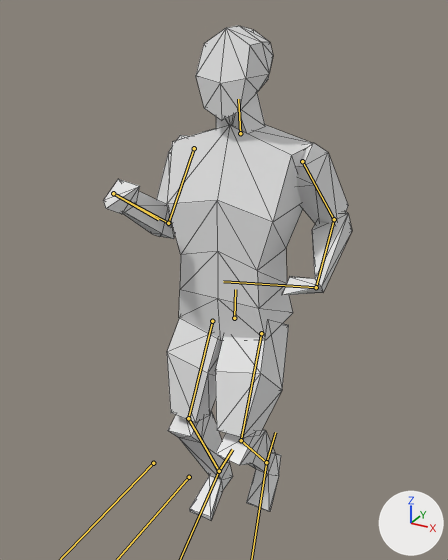
What one commit did to the glTF model Import/Mine.glb.
Rendered twice from a 50 mm camera at (0.909, -1.732, 1.872) aimed at (-0.036, -0.014, 1.013). Arrows for +X, +Y and +Z are at lower right; the lights stay in place. Both versions are drawn at frame 23 of the action 'Jog_Loop'; the numbers are the values there. The bones that bend it are drawn over the model as lines. Mesh edges are drawn as thin lines.
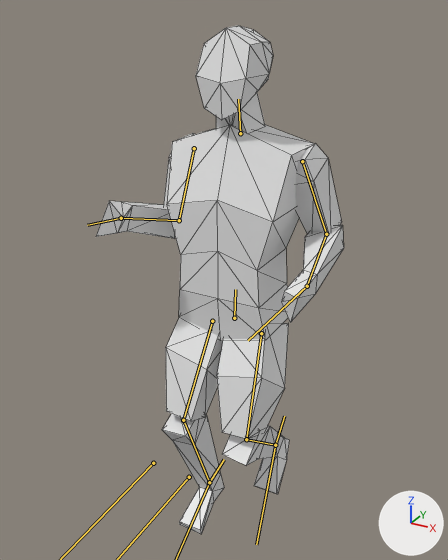
What differs and where, as boxes (x1, y1, x2, y2) in the pictures (448 x 560 px):
'Cube', posed
    before: (104, 26, 352, 521)
    after: (96, 26, 344, 534)
bone 'UpperArm.L', root to tip
    before: (302, 161) to (334, 219)
    after: (302, 161) to (326, 234)
bone 'Hand.L', root to tip
    before: (316, 287) to (223, 281)
    after: (307, 286) to (248, 340)
bone 'UpperLeg.L', root to tip
    before: (261, 333) to (241, 440)
    after: (261, 333) to (246, 439)
bone 'LowerLeg.L', root to tip
    before: (241, 440) to (266, 462)
    after: (246, 439) to (275, 445)
bone 'UpperArm.R', root to tip
    before: (194, 148) to (168, 223)
    after: (194, 148) to (179, 220)
bone 'LowerArm.R', root to tip
    before: (168, 223) to (113, 193)
    after: (179, 220) to (121, 218)
bone 'Hand.R', root to tip
    before: (113, 193) to (158, 219)
    after: (121, 218) to (87, 225)
bone 'UpperLeg.R', root to tip
    before: (212, 321) to (188, 418)
    after: (212, 321) to (183, 420)

Diff of the bpy script that builds the scene:
```diff
--- a/Import/Mine.glb.py
+++ b/Import/Mine.glb.py
@@ bone_upperarm_l @@
 bone_upperarm_l = bpy.data.objects['Armature'].pose.bones['UpperArm.L']  # child of 'Body'
-bone_upperarm_l.rotation_quaternion = (0.947, -0.311, 0.078, -0.005)  # degrees (-37, 8, -3)
+bone_upperarm_l.rotation_quaternion = (0.984, -0.177, 0.034, 0.001)  # degrees (-20, 4, -1)
@@ bone_hand_l @@
 bone_hand_l = bpy.data.objects['Armature'].pose.bones['Hand.L']  # child of 'LowerArm.L'
-bone_hand_l.rotation_quaternion = (0.696, -0.114, -0.372, -0.604)  # degrees (23, -41, -90)
+bone_hand_l.rotation_quaternion = (0.971, -0.019, -0.17, -0.168)  # degrees (1, -20, -20)
@@ bone_upperleg_l @@
 bone_upperleg_l = bpy.data.objects['Armature'].pose.bones['UpperLeg.L']  # child of 'Body'
-bone_upperleg_l.rotation_quaternion = (0.965, 0.257, 0.033, 0.041)  # degrees (30, 2, 6)
+bone_upperleg_l.rotation_quaternion = (0.978, 0.201, 0.035, 0.041)  # degrees (23, 3, 5)
@@ bone_lowerleg_l @@
 bone_lowerleg_l = bpy.data.objects['Armature'].pose.bones['LowerLeg.L']  # child of 'UpperLeg.L'
-bone_lowerleg_l.rotation_quaternion = (0.827, -0.553, 0.0, -0.099)  # degrees (-67, -6, -9)
+bone_lowerleg_l.rotation_quaternion = (0.815, -0.57, 0.0, -0.101)  # degrees (-69, -7, -10)
@@ bone_foot_l @@
 bone_foot_l = bpy.data.objects['Armature'].pose.bones['Foot.L']  # child of 'LowerLeg.L'
-bone_foot_l.rotation_quaternion = (0.991, -0.123, 0.007, 0.054)  # degrees (-14, 2, 6)
+bone_foot_l.rotation_quaternion = (0.999, 0.001, 0.015, 0.052)  # degrees (0, 2, 6)
@@ bone_upperarm_r @@
 bone_upperarm_r = bpy.data.objects['Armature'].pose.bones['UpperArm.R']  # child of 'Body'
-bone_upperarm_r.rotation_quaternion = (0.995, 0.099, 0.025, -0.001)  # degrees (11, 3, 0)
+bone_upperarm_r.rotation_quaternion = (1.0, -0.026, -0.007, 0.0)  # degrees (-3, -1, 0)
@@ bone_lowerarm_r @@
 bone_lowerarm_r = bpy.data.objects['Armature'].pose.bones['LowerArm.R']  # child of 'UpperArm.R'
-bone_lowerarm_r.rotation_quaternion = (0.602, 0.791, 0.113, -0.011)  # degrees (106, 9, 10)
+bone_lowerarm_r.rotation_quaternion = (0.619, 0.777, 0.111, -0.011)  # degrees (104, 9, 9)
@@ bone_hand_r @@
 bone_hand_r = bpy.data.objects['Armature'].pose.bones['Hand.R']  # child of 'LowerArm.R'
-bone_hand_r.rotation_quaternion = (0.735, 0.066, -0.29, 0.609)  # degrees (-17, -30, 84)
+bone_hand_r.rotation_quaternion = (0.964, 0.022, -0.138, 0.224)  # degrees (-1, -16, 26)
@@ bone_upperleg_r @@
 bone_upperleg_r = bpy.data.objects['Armature'].pose.bones['UpperLeg.R']  # child of 'Body'
-bone_upperleg_r.rotation_quaternion = (0.982, 0.185, -0.033, -0.027)  # degrees (21, -3, -4)
+bone_upperleg_r.rotation_quaternion = (0.97, 0.239, -0.034, -0.028)  # degrees (28, -3, -4)
@@ bone_foot_r @@
 bone_foot_r = bpy.data.objects['Armature'].pose.bones['Foot.R']  # child of 'LowerLeg.R'
-bone_foot_r.rotation_quaternion = (0.995, 0.086, -0.009, -0.042)  # degrees (10, -1, -5)
+bone_foot_r.rotation_quaternion = (0.999, 0.027, -0.005, -0.044)  # degrees (3, 0, -5)
```
